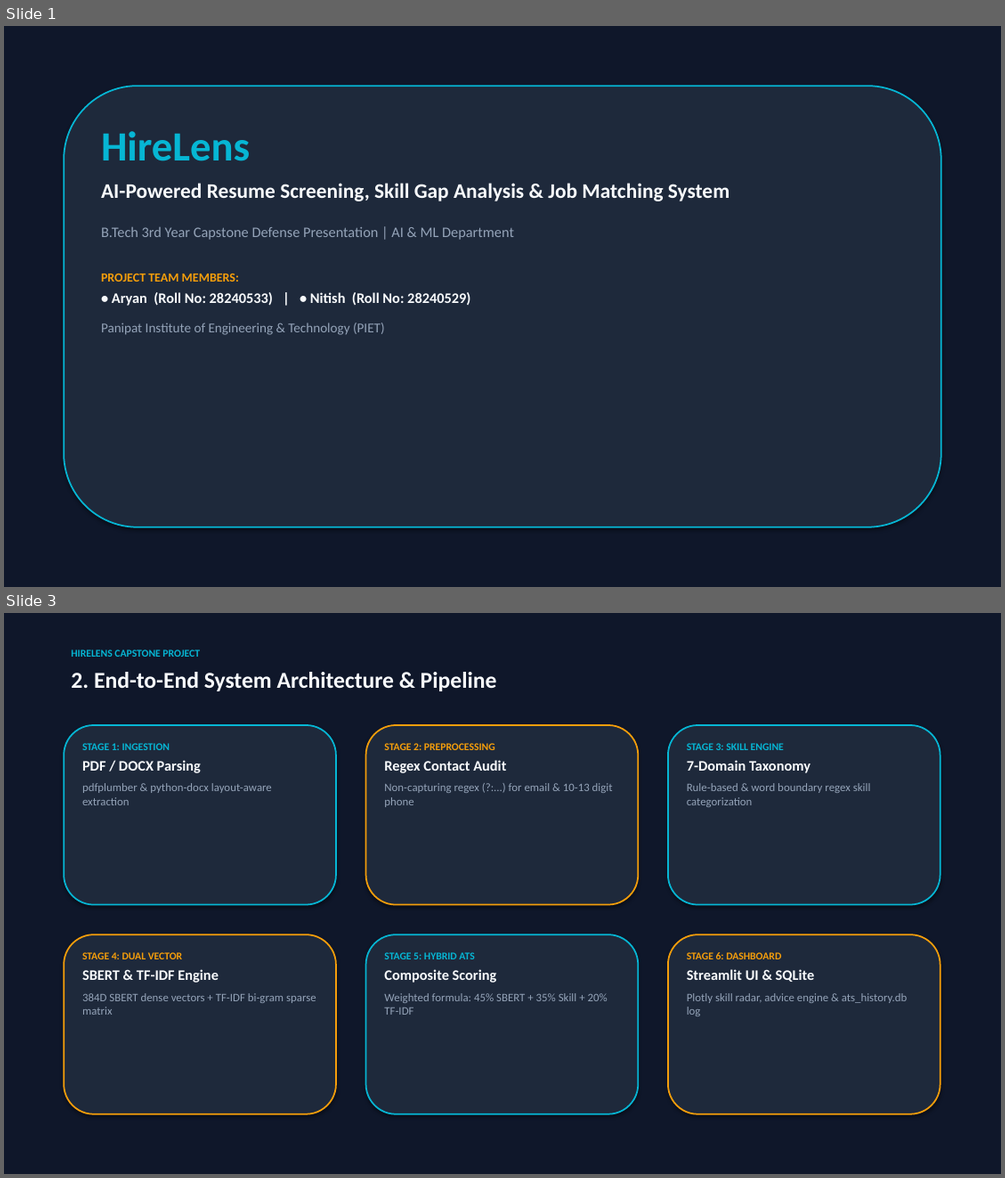
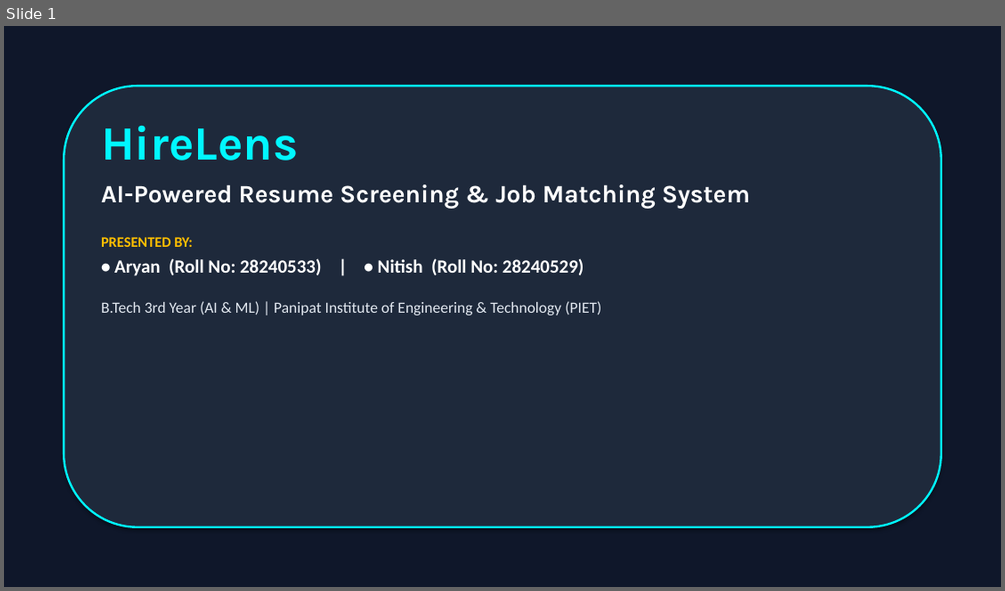
Before and after one commit to Aryan8182/Hirelens-ai-resume-analyzer, a slide deck: HireLens_Presentation.pptx. Shown one above the other, each under a label of ours: slides 1 and 3 before the commit, slide 1 after it; the slides between them are not shown. The pictures are 1005x1178 and 1005x591 pixels, drawn with LibreOffice and Linux fonts; fonts in the diff are those of the drawing. Boxes give left, top, right and bottom in pixels: in the first picture for what was removed or moved away, otherwise in the second. Text is boxed around its words. In the diff, an @@ line names an element or a change of style, - is before the commit and + after.

Commit message:
Update HireLens_Presentation.pptx with large-font classroom-ready presentation deck

```diff
--- a/HireLens_Presentation.pptx
+++ b/HireLens_Presentation.pptx
@@ slide 3 removed at (4,613,1001,1174), background #0F172A @@
@@ text removed at (71,649,200,657) @@
-HIRELENS CAPSTONE PROJECT
@@ text removed at (71,672,497,691) @@
-2. End-to-End System Architecture & Pipeline
@@ rounded rectangle removed at (64,725,336,905) @@
@@ text removed at (82,743,272,805) @@
-STAGE 1: INGESTION
-PDF / DOCX Parsing
-pdfplumber & python-docx layout-aware extraction
@@ rounded rectangle removed at (366,725,638,905) @@
@@ text removed at (384,743,613,807) @@
-STAGE 2: PREPROCESSING
-Regex Contact Audit
-Non-capturing regex (?:...) for email & 10-13 digit phone
@@ rounded rectangle removed at (668,725,940,905) @@
@@ text removed at (687,743,871,807) @@
-STAGE 3: SKILL ENGINE
-7-Domain Taxonomy
-Rule-based & word boundary regex skill categorization
@@ rounded rectangle removed at (64,934,336,1114) @@
@@ text removed at (82,952,316,1014) @@
-STAGE 4: DUAL VECTOR
-SBERT & TF-IDF Engine
-384D SBERT dense vectors + TF-IDF bi-gram sparse matrix
@@ rounded rectangle removed at (366,934,638,1114) @@
@@ text removed at (384,952,607,1014) @@
-STAGE 5: HYBRID ATS
-Composite Scoring
-Weighted formula: 45% SBERT + 35% Skill + 20% TF-IDF
@@ rounded rectangle removed at (668,934,940,1114) @@
@@ text removed at (687,952,907,1016) @@
-STAGE 6: DASHBOARD
-Streamlit UI & SQLite
-Plotly skill radar, advice engine & ats_history.db log
@@ slide 1 changed as well @@
@@ rounded rectangle at (64,86,941,527): outline #06B6D4 1.5 pt to #00F7FF 2 pt @@
@@ text at (101,126,584,276): size 40 to 46 pt, font Calibri to Karla, text colour #06B6D4 to #00F7FF in "HireLens"; size 14 to 18 pt, text colour #F8FAFC to #FFFFFF in "• Aryan (Roll No: 28240533) | • ..."; more space between paragraphs @@
@@ text at (101,184,750,247): text changed; size 20 to 24 pt; font Calibri to Karla; text colour #F8FAFC to #FFFFFF @@
-AI-Powered Resume Screening, Skill Gap Analysis & Job Matching System
-B.Tech 3rd Year Capstone Defense Presentation | AI & ML Department
-PROJECT TEAM MEMBERS:
+AI-Powered Resume Screening & Job Matching System
+PRESENTED BY:
@@ text at (101,301,601,315): text changed; size 13 to 15 pt; text colour #94A3B8 to #E2E8F0 @@
-Panipat Institute of Engineering & Technology (PIET)
+B.Tech 3rd Year (AI & ML) | Panipat Institute of Engineering & Technology (PIET)
```
Also in this commit, not shown: 3 other slides changed, 8 slides added, 7 other slides removed, 1 other file.
